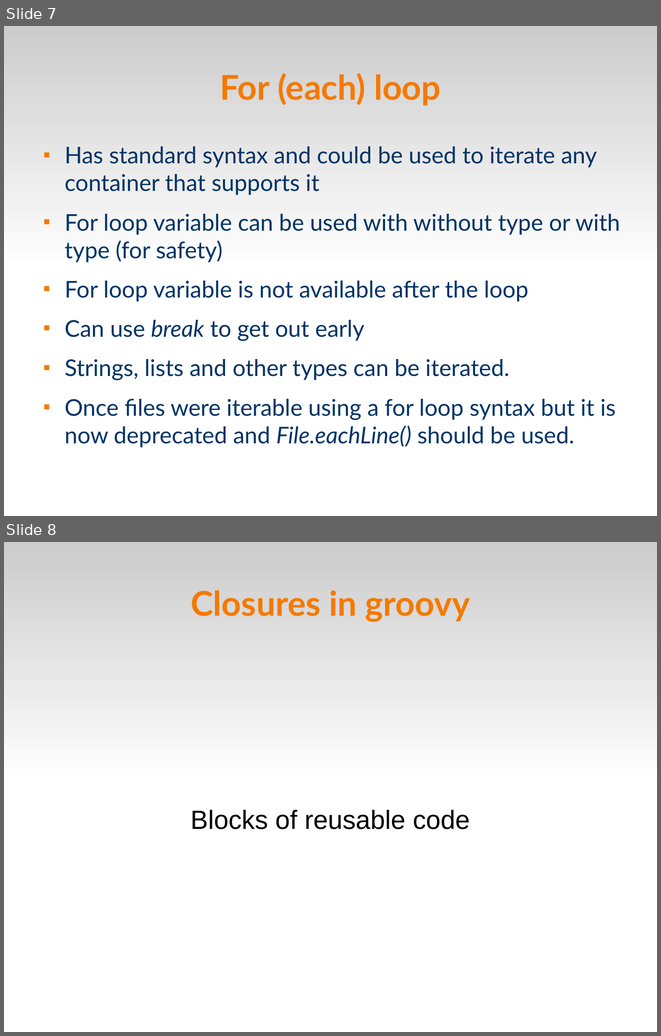
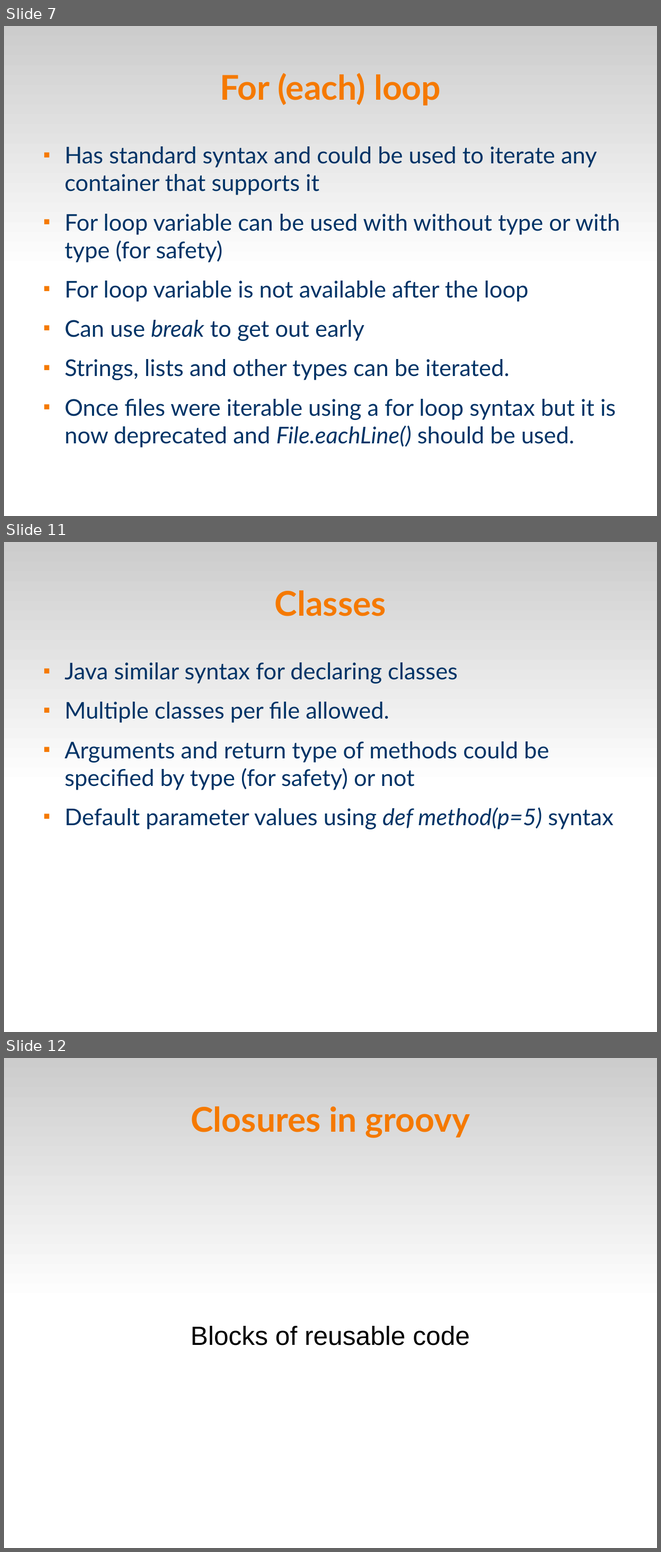
Before and after one commit to veltzer/demos, a slide deck: groovy/groovy.odp. Shown one above the other, each under a label of ours: slides 7 and 8 before the commit, slides 7, 11 and 12 after it; the slides between them are not shown. The pictures are 661x1036 and 661x1552 pixels, drawn with LibreOffice and Linux fonts; fonts in the diff are those of the drawing. Boxes give left, top, right and bottom in pixels: in the first picture for what was removed or moved away, otherwise in the second. Text is boxed around its words. In the diff, an @@ line names an element or a change of style, - is before the commit and + after.

```diff
--- a/groovy/groovy.odp
+++ b/groovy/groovy.odp
@@ slide 11 added at [4,542,657,1032], background #FFFFFF; not listed: 1 template element that a slide beside it also shows @@
@@ title added at [275,590,386,616], 41.4 pt, text #F57900, bold @@
+Classes
@@ text added at [64,662,613,829], 28 pt, text #003366 @@
+■ Java similar syntax for declaring classes
+■ Multiple classes per file allowed.
+■ Arguments and return type of methods could be specified by type (for safety) or not
+■ Default parameter values using def method(p=5) syntax
@@ what was slide 8 is now slide 12 @@
```
Also in this commit, not shown: 3 other slides added, 3 other files.
